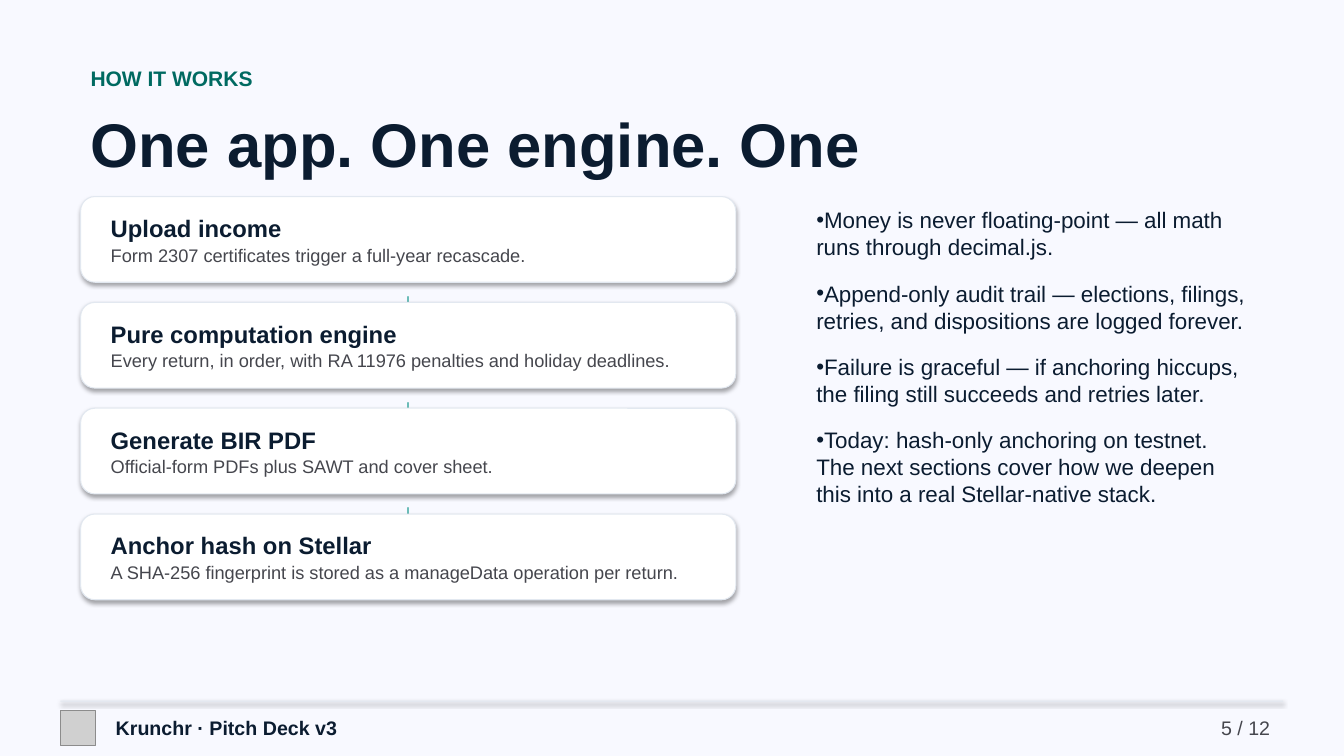
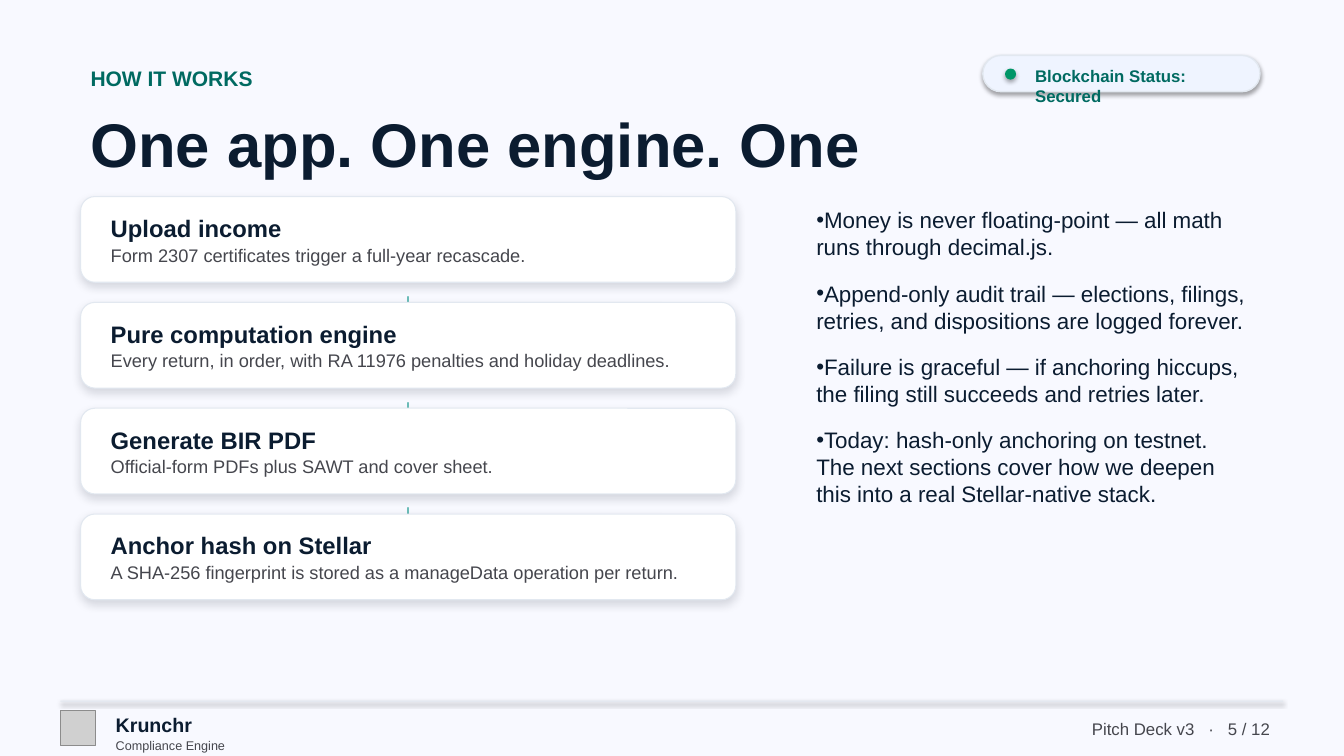
Before and after one commit to 0xhakua/Krunchr, a slide deck: slide 5 of docs/pitch-deck-v3.pptx. Drawn at 1344x756 pixels with LibreOffice and Linux fonts; fonts in the diff are those of the drawing; grey boxes stand for pictures. Boxes give left, top, right and bottom in pixels: in the first picture for what was removed or moved away, otherwise in the second. Text is boxed around its words. In the diff, an @@ line names an element or a change of style, - is before the commit and + after.

```diff
--- a/docs/pitch-deck-v3.pptx
+++ b/docs/pitch-deck-v3.pptx
@@ rounded rectangle added at (983, 55, 1260, 92), fill #EFF4FF, outline #E2E8F0 1 pt @@
@@ ellipse added at (1005, 69, 1016, 80), fill #009668 @@
@@ text added at (1035, 70, 1186, 102), 12 pt, text #006A61, bold @@
+Blockchain Status: Secured
@@ shadow changed in 4 elements at (81, 197, 736, 282), (81, 302, 736, 388), (81, 408, 736, 494), (81, 514, 736, 600) @@
@@ text at (116, 717, 192, 732): text changed @@
-Krunchr · Pitch Deck v3
+Krunchr
@@ text added at (116, 741, 225, 753), 9 pt, text #45464D @@
+Compliance Engine
@@ text at (1092, 723, 1270, 735): text changed; size 14 to 12 pt @@
-5 / 12
+Pitch Deck v3 · 5 / 12
```
Also in this commit, not shown: 11 other slides changed, 1 other file.
